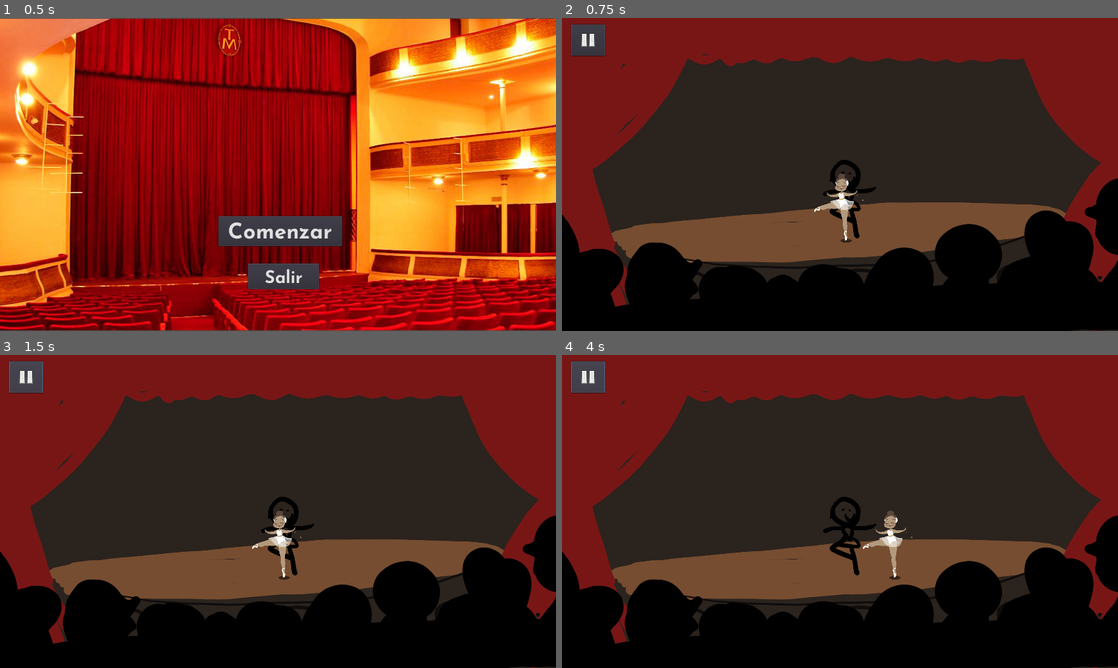
Above: before the commit, frames 1-4 (two rows, left to right).
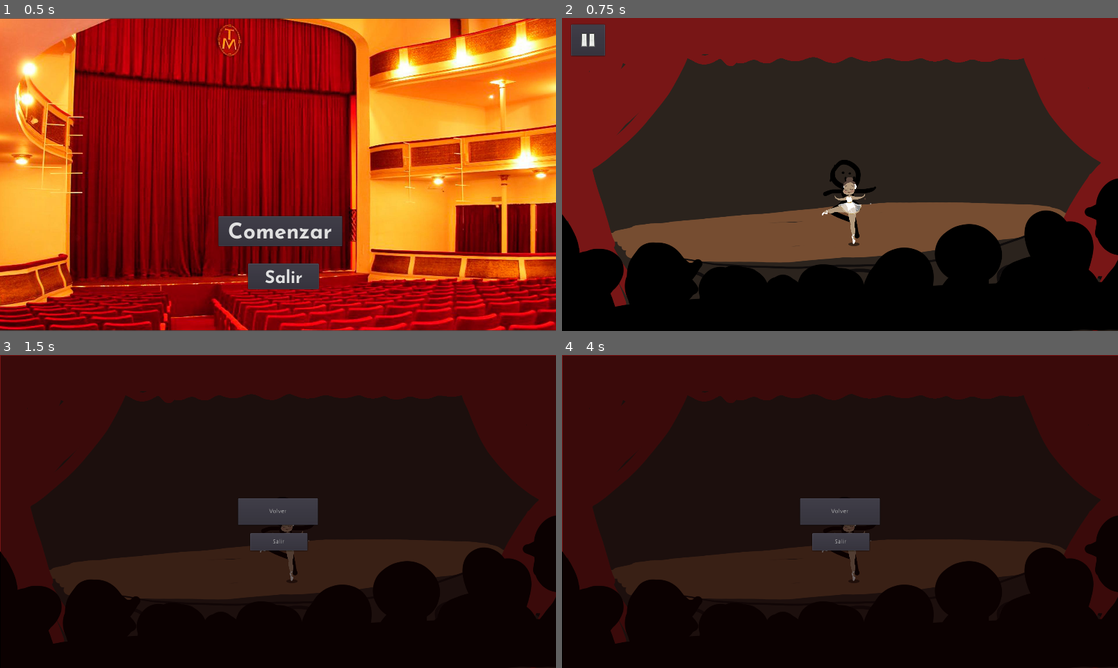
Above: after the commit, the same moments.

Repository: FlorCardinali/Game-Jam-2022
Game: Godot game, scene res://menu_inicio.tscn
Two runs of this game, one before a commit and one after it. Both use one fixed random seed, a clock stepped at 60 frames per second and the inputs below.
Inputs (mouse positions are in pixels of both pictures, inside the frame that each line leads up to):
- Up to frame 1 (0.5 s): no input
- Up to frame 2 (0.75 s): click "Comenzar" at 0.5 s
- Up to frame 3 (1.5 s): click (27, 376) at 1.27 s
- Up to frame 4 (4 s): click (840, 511) at 2 s, where only the run after the commit has a clickable "Volver"; click (589, 376) at 2.77 s; tap Enter at 3.5 s; hold Right (ui_right) from 3.53 s (still down)

Frame 1 is identical in both runs. In frame 2, 0.7% of the frame differs, in the area x 45-56%, y 49-73%; in frame 3, 37%; in frame 4, 37%, in the area x 0-100%, y 0-100%.

Commit message:
agregado de menu de pausa y correcciones de escenas

Diff:
--- a/Main.gd
+++ b/Main.gd
@@ -1,9 +1,7 @@
 extends Node
+
+#var escena_de_pausa: String = "res://menu_pausa.tson"
+var pausa: Object = null
 
 func _ready():
 	pass
-
-
-
-func _on_Button_pressed():
-	pass # Replace with function body.
--- a/Main.tscn
+++ b/Main.tscn
@@ -1,9 +1,10 @@
-[gd_scene load_steps=8 format=2]
+[gd_scene load_steps=9 format=2]
 
 [ext_resource path="res://fondo_ejemplo.png" type="Texture" id=1]
 [ext_resource path="res://01.png" type="Texture" id=2]
 [ext_resource path="res://personaje.gd" type="Script" id=3]
 [ext_resource path="res://botones/pausa.png" type="Texture" id=4]
+[ext_resource path="res://Screen.gd" type="Script" id=5]
 
 [sub_resource type="SpriteFrames" id=1]
 animations = [ {
@@ -24,16 +25,19 @@
 "speed": 5.0
 } ]
 
-[node name="Main" type="Node"]
+[node name="Juego" type="Node"]
+pause_mode = 2
 
 [node name="Fondo" type="AnimatedSprite" parent="."]
+pause_mode = 1
 position = Vector2( 640, 359 )
 scale = Vector2( 0.670833, 0.668519 )
 frames = SubResource( 1 )
 playing = true
 
 [node name="personaje" type="KinematicBody2D" parent="."]
-position = Vector2( 637, 436 )
+pause_mode = 1
+position = Vector2( 655, 444 )
 script = ExtResource( 3 )
 __meta__ = {
 "_edit_group_": true
@@ -49,12 +53,59 @@
 scale = Vector2( 0.273443, 0.335836 )
 frames = SubResource( 5 )
 
-[node name="CanvasLayer" type="CanvasLayer" parent="."]
+[node name="Interfaz" type="CanvasLayer" parent="."]
+pause_mode = 2
+script = ExtResource( 5 )
 
-[node name="Button" type="Button" parent="CanvasLayer"]
+[node name="boton_pausa_main" type="Button" parent="Interfaz"]
+pause_mode = 1
 margin_left = 21.0
 margin_top = 15.0
 margin_right = 99.0
 margin_bottom = 87.0
 icon = ExtResource( 4 )
 expand_icon = true
+
+[node name="menu_pausa" type="CanvasLayer" parent="Interfaz"]
+pause_mode = 2
+visible = false
+
+[node name="fondo_pausa" type="ColorRect" parent="Interfaz/menu_pausa"]
+pause_mode = 2
+anchor_right = 1.0
+anchor_bottom = 1.0
+margin_left = 1.0
+margin_top = 1.0
+margin_right = 1.0
+margin_bottom = 1.0
+color = Color( 0.0745098, 0.0117647, 0.0117647, 0.611765 )
+
+[node name="boton_pausa_salir" type="Button" parent="Interfaz/menu_pausa"]
+pause_mode = 2
+process_priority = 1
+anchor_left = 0.5
+anchor_top = 0.5
+anchor_right = 0.5
+anchor_bottom = 0.5
+margin_left = -64.0
+margin_top = 50.0
+margin_right = 68.0
+margin_bottom = 90.0
+text = "Salir"
+
+[node name="boton_pausa_volver" type="Button" parent="Interfaz/menu_pausa"]
+pause_mode = 2
+process_priority = 1
+anchor_left = 0.5
+anchor_top = 0.5
+anchor_right = 0.5
+anchor_bottom = 0.5
+margin_left = -92.0
+margin_top = -30.5
+margin_right = 92.0
+margin_bottom = 30.5
+text = "Volver"
+
+[connection signal="pressed" from="Interfaz/boton_pausa_main" to="Interfaz" method="_on_boton_pausa_main_pressed"]
+[connection signal="pressed" from="Interfaz/menu_pausa/boton_pausa_salir" to="Interfaz" method="_on_boton_pausa_salir_pressed"]
+[connection signal="pressed" from="Interfaz/menu_pausa/boton_pausa_volver" to="Interfaz" method="_on_boton_pausa_volver_pressed"]
--- /dev/null
+++ b/Screen.gd
@@ -0,0 +1,22 @@
+extends CanvasLayer
+
+var pausa: Object = null
+
+func _ready():
+	$menu_pausa.visible = false
+	pass
+
+func _on_boton_pausa_main_pressed():
+	$menu_pausa.visible = true
+	$boton_pausa_main.visible = false
+	get_tree().paused = true
+
+
+func _on_boton_pausa_volver_pressed():
+	$menu_pausa.visible = false
+	$boton_pausa_main.visible = true
+	get_tree().paused = false
+
+
+func _on_boton_pausa_salir_pressed():
+	get_tree().quit()
